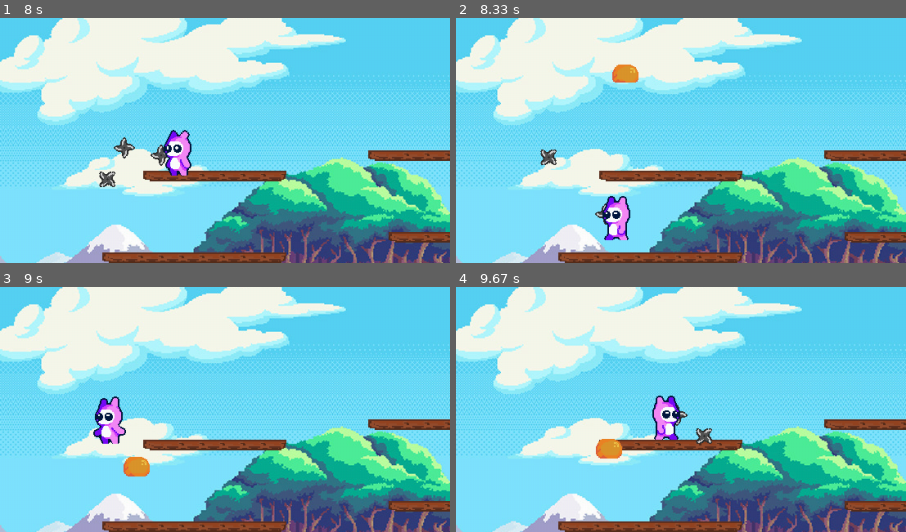
Above: before the commit, frames 1-4 (two rows, left to right).
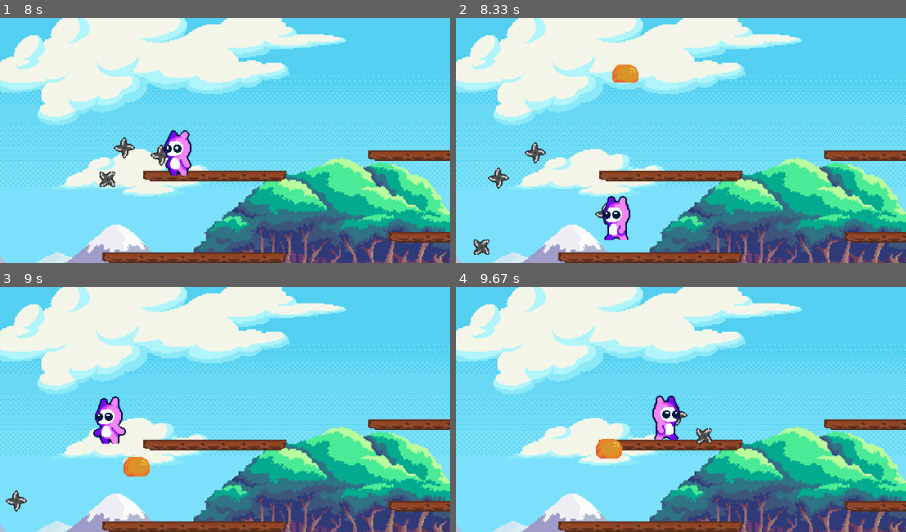
Above: after the commit, the same moments.

Repository: Duweee/LearnPygame
Game: pygame game, started from main.py
The game is run twice, just before and just after one commit, with the same random seed, the same clock (stepped at 60 frames per second) and the same inputs.
Inputs (mouse positions are % of the whole screen's width and height, from its top left):
- Up to frame 1 (8 s): click (34, 69) at 0.38 s; click (32, 68) at 0.72 s; tap Space at 1, 7.37, 7.67, 7.93 s; hold Right 1.33-1.8 s; hold Right 2.17-2.63 s; hold Left 2.67-3.2 s; hold Left 3.57-3.97 s; hold Right 4.4-5.03 s; hold Left 5.47-5.93 s; hold Right 5.97-6.43 s; hold Right 6.8-7.27 s; hold Left 7.3-7.83 s; hold Down from 7.87 s (still down)
- Up to frame 2 (8.33 s): release Down at 8.17 s; hold Left from 8.2 s (still down); tap Space at 8.27 s
- Up to frame 3 (9 s): tap Space at 8.57, 8.7 s; release Left at 8.6 s; hold Up from 8.63 s (still down)
- Up to frame 4 (9.67 s): release Up at 9 s; hold Right from 9.03 s (still down); tap Space at 9.1, 9.4 s
The pictures show only the part of the screen within x 0-50%, y 6-56%; the shares and areas given below are measured in that part.

Frame 1 is identical in both runs. In frame 2, 0.8% of the frame differs, in the area x 3-23%, y 50-97%; in frame 3, 0.2%; in frame 4, nothing differs.

Commit message:
tweaked projectile max range

Diff:
--- a/projectile.py
+++ b/projectile.py
@@ -58,8 +58,8 @@
         self.y += self.curve
         self.curve += .5
 
-        if (self.x > constants.WINDOW_WIDTH - 100) or (
-                self.x < 100) or self.y > constants.WINDOW_HEIGHT - 50 or self.y < 10:
+        if (self.x > constants.WINDOW_WIDTH) or (
+                self.x < 0) or self.y > constants.WINDOW_HEIGHT - 50 or self.y < 10:
             self.done = True;
 
         else:
@@ -98,7 +98,7 @@
 
         self.x += constants.FIREBALL_SPEED * self.direction
 
-        if self.x > constants.WINDOW_WIDTH - 100 or self.x < 100:
+        if self.x > constants.WINDOW_WIDTH or self.x < 0:
             self.done = True;
 
         else:
